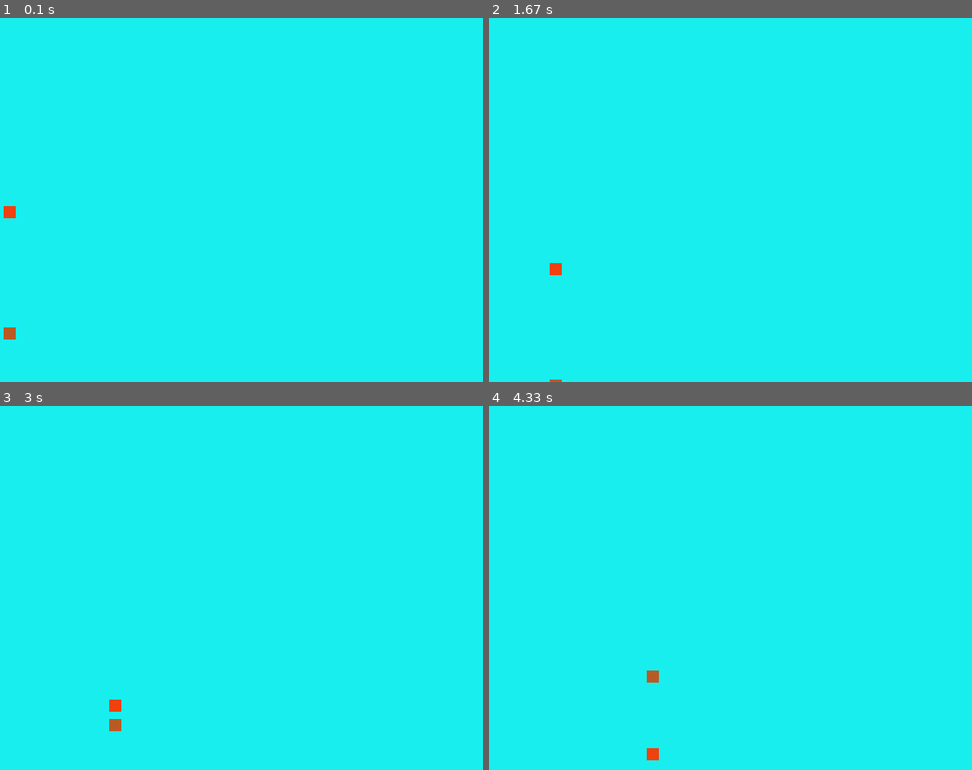
Above: before the commit, frames 1-4 (two rows, left to right).
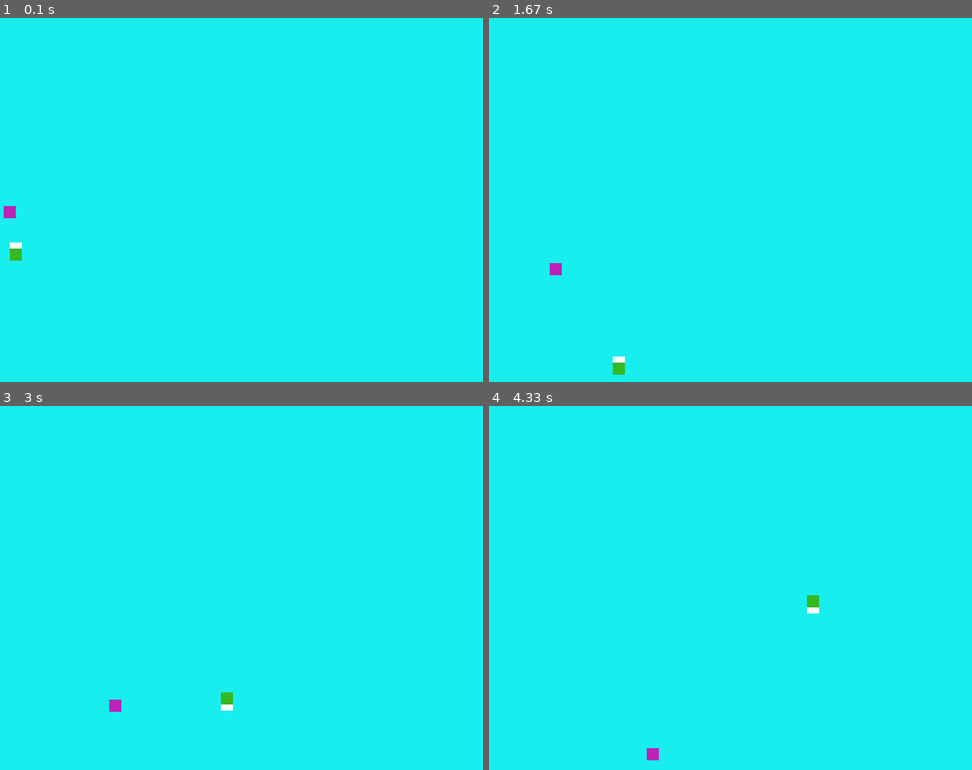
Above: after the commit, the same moments.

Repository: Juan4919/intro-pygame
Game: pygame game, started from main.py
Two runs of this game, one before a commit and one after it. Both use one fixed random seed, a clock stepped at 60 frames per second and the inputs below.
Inputs:
- Up to frame 1 (0.1 s): no input
- Up to frame 2 (1.67 s): no input
- Up to frame 3 (3 s): no input
- Up to frame 4 (4.33 s): no input

The runs differ from the first frame. In frame 1, 0.3% of the frame differs, in the area x 0-5%, y 51-89%; in frame 2, 0.2%; in frame 3, 0.3%; in frame 4, 0.3%.

Commit message:
creacion y aplicacion de la clase Rectangulo

Diff:
--- /dev/null
+++ b/figura_class.py
@@ -0,0 +1,22 @@
+class Rectangulo:
+    def __init__(self,pos_x,pos_y, color=(255,255,255),w=20,h=20):
+        self.pos_x = pos_x
+        self.pos_y = pos_y
+        self.color = color
+        self.w = w
+        self.h = h
+        self.vx = 0
+        self.vy = 0
+
+    def velocidad(self,vx,vy):
+        self.vx = vx
+        self.vy = vy
+
+    def mover(self):
+        self.pos_x += self.vx
+        self.pos_y += self.vy
+        if self.pos_x == 800 or self.pos_x==0:
+            self.vx = self.vx*-1
+
+        if self.pos_y == 600 or self.pos_y == 0:
+            self.vy = self.vy*-1
--- a/main.py
+++ b/main.py
@@ -1,23 +1,27 @@
 import pygame as pg
+from figura_class import Rectangulo
 
 #inicializar todos los modulos de pygame, pantallas, objetos, sonidos,teclado,etc
 pg.init()
-
-
 #crear la pantalla o sourface
 pantalla = pg.display.set_mode( (800,600) )#definicion de tamaño de pantalla
 pg.display.set_caption( "Intro Pygame" )#agregar un titulo a mi ventana
 
 game_over = True
-x=0
-y=300
-vx=1
-vy=1
 
-x2=0
-y2=500
-vx2=1
-vy2=1
+rectangulo1 = Rectangulo(0,300,(185, 36, 183))
+
+rectangulo2 = Rectangulo(0,350)
+
+
+rectangulo3 = Rectangulo(0,360,(52, 185, 36))
+
+rectangulo1.velocidad(1,1)
+
+rectangulo2.velocidad(2,2)
+
+rectangulo3.velocidad(2,2)
+
 while game_over:
 
     for eventos in pg.event.get():#capturo todos los eventos mientras se ejecuta el bucle
@@ -26,28 +30,16 @@
             game_over = False
 
     pantalla.fill( ( 24, 238, 238) )#asignar un color a la pantalla
-    x= x+vx
-    y = y+vy
 
-    x2= x2+vx2
-    y2 = y2+vy2
-
-    if x == 800 or x==0:
-        vx = vx*-1
-
-    if y == 600 or y ==0:
-        vy = vy*-1
-
-    if x2 == 800 or x2==0:
-        vx2 = vx2*-1
-
-    if y2 == 600 or y2 ==0:
-        vy2 = vy2*-1
+    rectangulo1.mover()
+    rectangulo2.mover()
+    rectangulo3.mover()
 
     #y= y-1
     #la pantalla o sourface, color rgb, posiciones(posicionX, posicionY,tamañoX,tamañoY)
-    pg.draw.rect( pantalla,( 240, 65, 14 ), (x,y,20,20)   )#dibujando el rectangulo
-    pg.draw.rect( pantalla,( 185, 90, 36 ), (x2,y2,20,20)   )
+    pg.draw.rect( pantalla,rectangulo1.color, (rectangulo1.pos_x,rectangulo1.pos_y,rectangulo1.w,rectangulo1.h) )#dibujando el rectangulo
+    pg.draw.rect( pantalla,rectangulo2.color, (rectangulo2.pos_x,rectangulo2.pos_y,rectangulo2.w,rectangulo2.h)  )
+    pg.draw.rect( pantalla,rectangulo3.color, (rectangulo3.pos_x,rectangulo3.pos_y,rectangulo3.w,rectangulo3.h)  )
 
     pg.display.flip()#funcion para cargar toda la configuracion que va dentro de la pantalla
 
--- /dev/null
+++ b/pruebitas.py
@@ -0,0 +1,17 @@
+class Persona:
+    def __init__(self, nombre, apellido, saludo="Hola",email="hola@email.com"):
+        self.nombre = nombre
+        self.apellido = apellido
+        self.saludo = saludo
+        self.email  = email
+        print("Hola esto es clase persona")
+
+    def __repr__(self):
+        return f"Nombre:{self.nombre},Apellido:{self.apellido},Saludo:{self.saludo},Email:{self.email}"
+
+    def mostrarDatos(self):
+         return f"Nombre:{self.nombre},Apellido:{self.apellido},Saludo:{self.saludo},Email:{self.email}"
+
+objPersona = Persona(email="pepelo@gmail.com",apellido="Lopez",saludo="Bon dia",nombre="Pepe")
+
+print( objPersona.mostrarDatos() )
